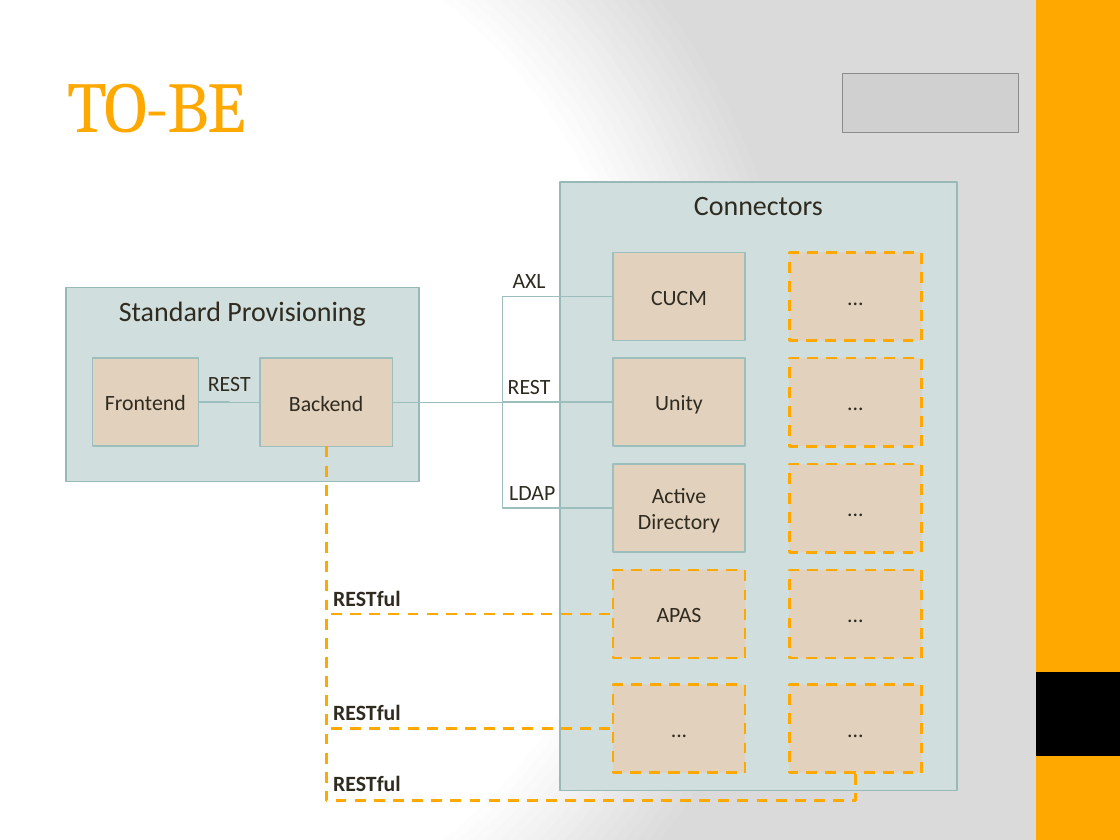
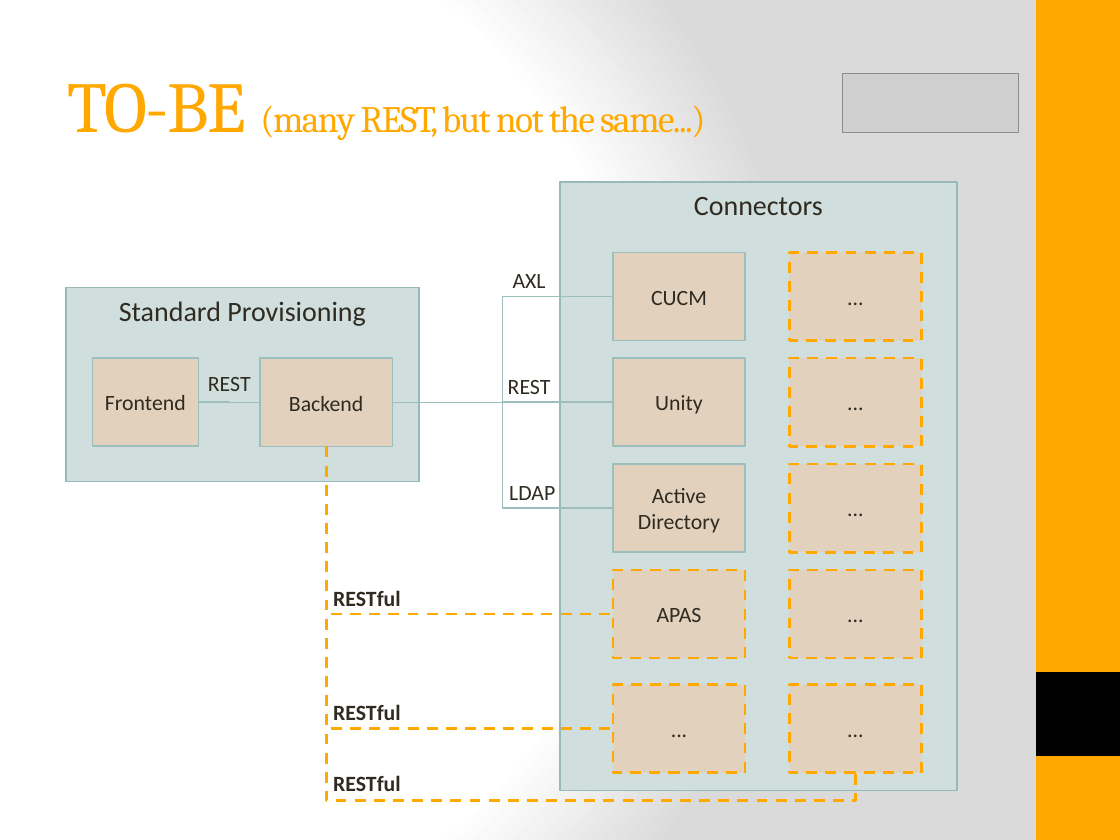
Before and after one commit to istibekesi/my-restful-api, a slide deck: slide 3 of doc/RESTful API Design.pptx. Drawn at 1120x840 pixels with LibreOffice and Linux fonts; fonts in the diff are those of the drawing; grey boxes stand for pictures. Boxes give left, top, right and bottom in pixels: in the first picture for what was removed or moved away, otherwise in the second. Text is boxed around its words. In the diff, an @@ line names an element or a change of style, - is before the commit and + after.

```diff
--- a/doc/RESTful API Design.pptx
+++ b/doc/RESTful API Design.pptx
@@ title at <box>67,83,706,140</box>: text changed; size 46 to 24 pt @@
-TO-BE
+TO-BE (many REST, but not the same...)
```
Also in this commit, not shown: 1 other slide changed, 2 slides added, 6 other files.
